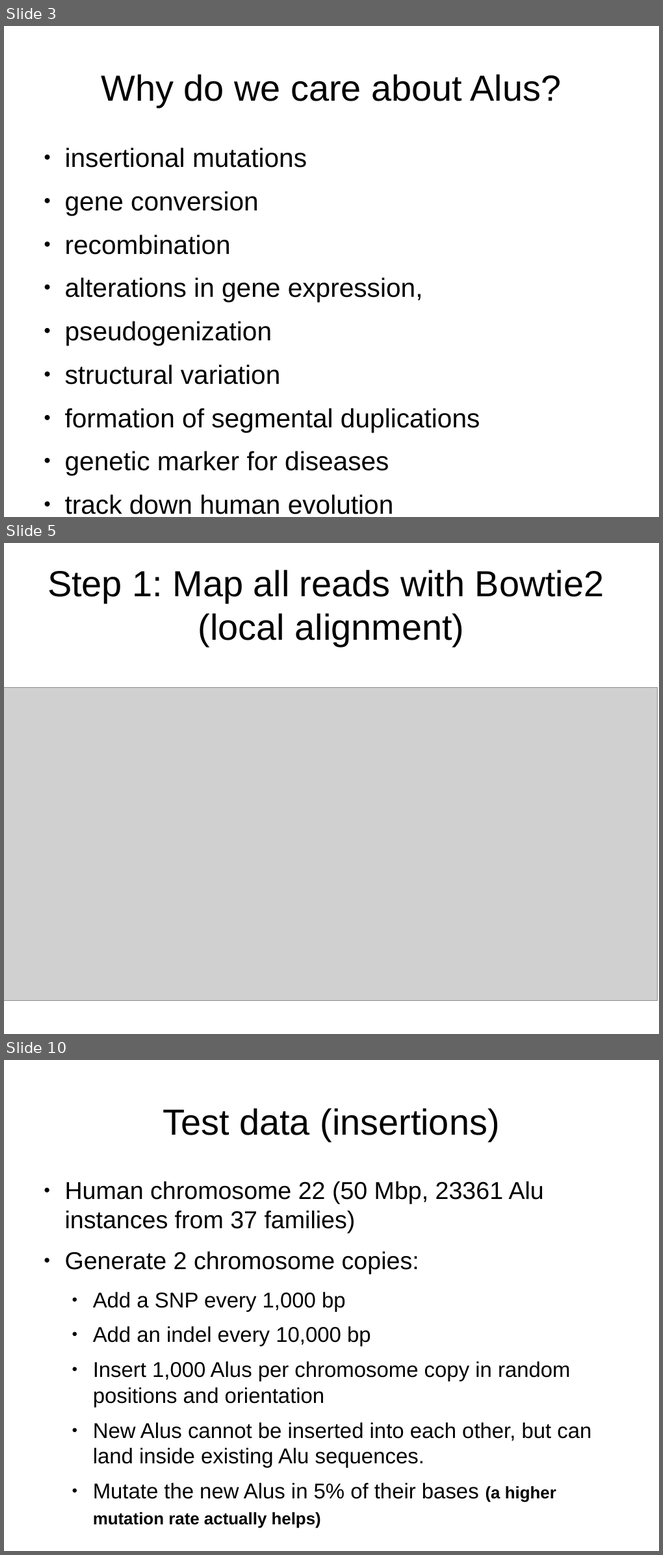
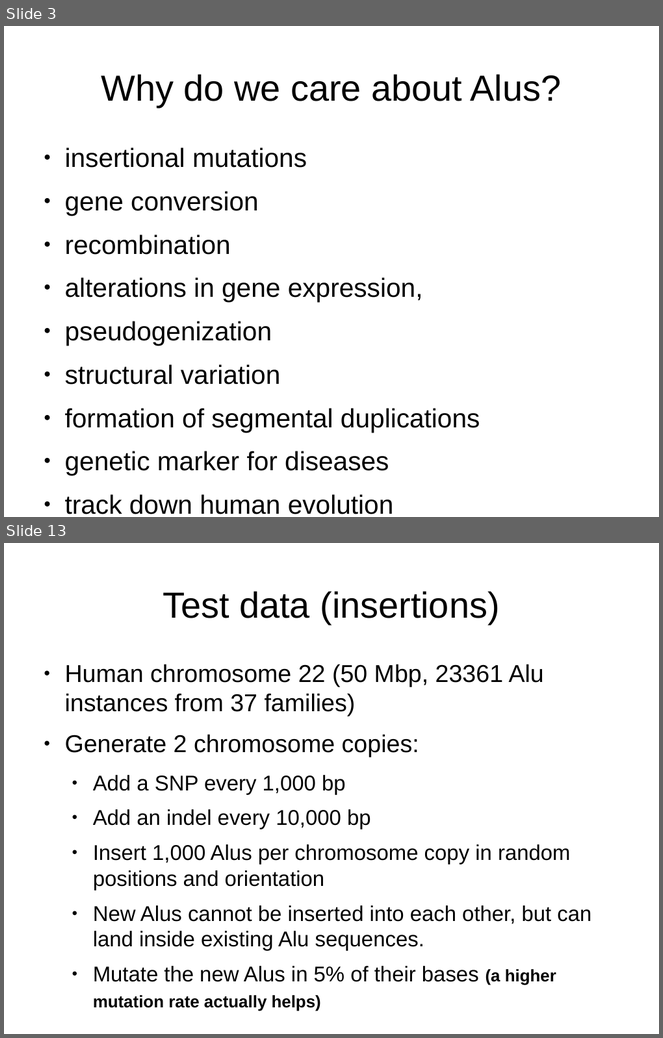
Before and after one commit to pfiziev/AluMorphix, a slide deck: fiziev.odp. Shown one above the other, each under a label of ours: slides 3, 5 and 10 before the commit, slides 3 and 13 after it; the slides between them are not shown. The pictures are 663x1555 and 663x1038 pixels, drawn with LibreOffice and Linux fonts; fonts in the diff are those of the drawing; grey boxes stand for pictures. Boxes give left, top, right and bottom in pixels: in the first picture for what was removed or moved away, otherwise in the second. Text is boxed around its words. In the diff, an @@ line names an element or a change of style, - is before the commit and + after.

```diff
--- a/fiziev.odp
+++ b/fiziev.odp
@@ slide 5 removed at [4, 543, 659, 1034], background #FFFFFF @@
@@ title removed at [48, 570, 605, 646] @@
-Step 1: Map all reads with Bowtie2
-(local alignment)
@@ picture removed at [4, 687, 658, 1001] @@
@@ what was slide 10 is now slide 13 @@
```
Also in this commit, not shown: 9 slides changed, 4 slides added, 15 other files.
